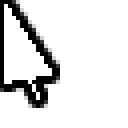
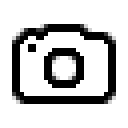
Comparing the layer stacks of the two w=128, h=128 images. Changes:
hid "Cursor" over <box>4,4,52,100</box>
added layer "Camera" above "Question" over <box>20,32,108,96</box>
